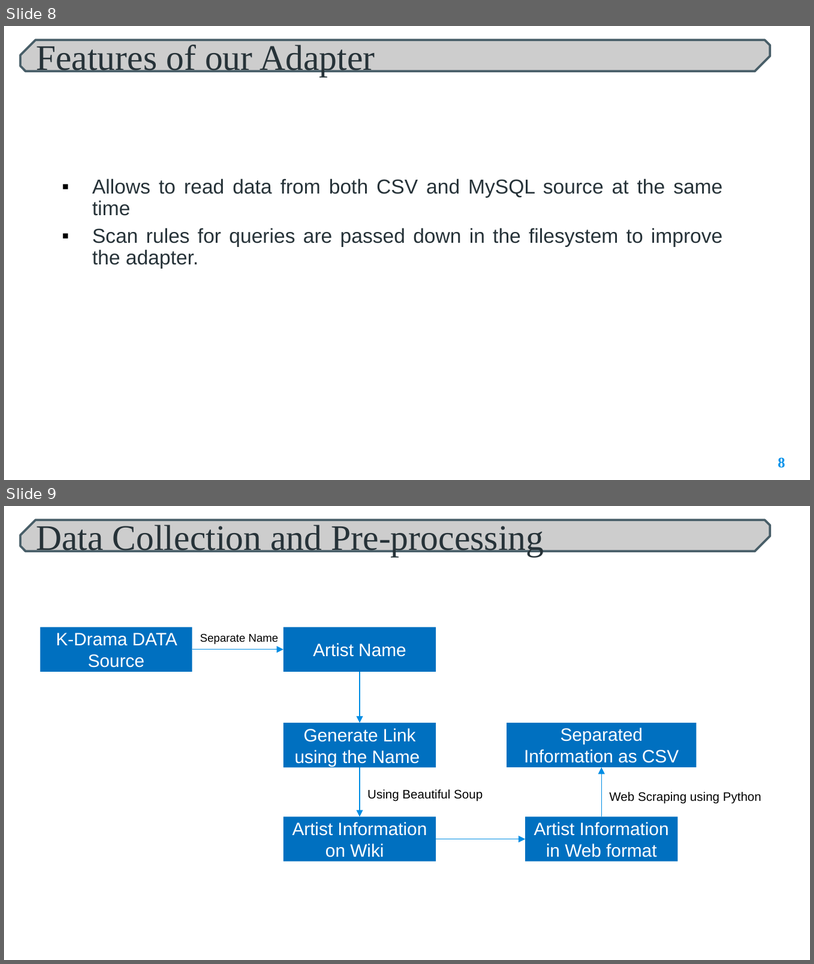
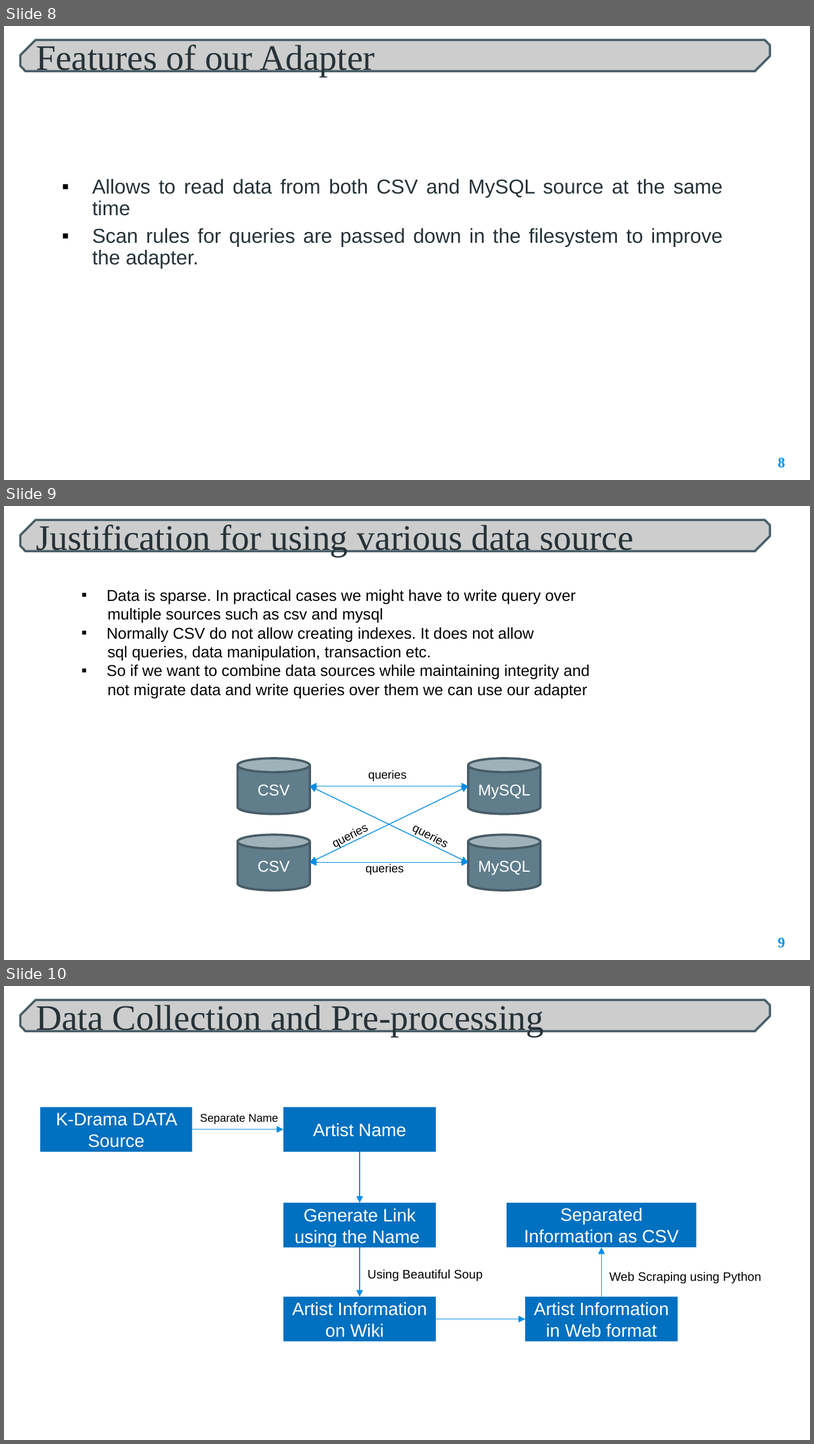
Before and after one commit to samaeen/QueryProcessing2022, a slide deck: #Presentations/2ProjectDesignPresentation.pptx. Shown one above the other, each under a label of ours: slides 8 and 9 before the commit, slides 8, 9 and 10 after it. The pictures are 814x964 and 814x1444 pixels, drawn with LibreOffice and Linux fonts; fonts in the diff are those of the drawing; background and template pictures are left out. Boxes give left, top, right and bottom in pixels: in the first picture for what was removed or moved away, otherwise in the second. Text is boxed around its words. In the diff, an @@ line names an element or a change of style, - is before the commit and + after.

Commit message:
CSV adapter Implemented

```diff
--- a/#Presentations/2ProjectDesignPresentation.pptx
+++ b/#Presentations/2ProjectDesignPresentation.pptx
@@ slide 9 added at [4, 506, 810, 960], background picture (left out) @@
@@ snip diag rect added at [20, 520, 770, 551], fill #CDCDCD, outline #485E68 2 pt, 32 pt, text #263238 @@
+Justification for using various data source
@@ text added at [107, 589, 590, 699], 14 pt, text #000000 @@
+▪ Data is sparse. In practical cases we might have to write query over
+multiple sources such as csv and mysql
+▪ Normally CSV do not allow creating indexes. It does not allow
+sql queries, data manipulation, transaction etc.
+▪ So if we want to combine data sources while maintaining integrity and
+not migrate data and write queries over them we can use our adapter
@@ cylinder added at [238, 759, 311, 814], fill #607D8B, outline #475C67 2 pt, 14 pt, text #FFFFFF @@
+CSV
@@ text added at [368, 769, 407, 781], 10.5 pt, text #000000 @@
+queries
@@ cylinder added at [468, 759, 541, 814], fill #607D8B, outline #475C67 2 pt, 14 pt, text #FFFFFF @@
+MySQL
@@ double arrow added from (309, 786) to (468, 862), #008EE5 0.75 pt @@
@@ double arrow added from (309, 786) to (468, 786), #008EE5 0.75 pt @@
@@ double arrow added from (309, 862) to (468, 786), #008EE5 0.75 pt @@
@@ text added at [320, 811, 382, 858], 10.5 pt, text #000000 @@
+queries
@@ text added at [401, 813, 462, 860], 10.5 pt, text #000000 @@
+queries
@@ cylinder added at [238, 834, 311, 890], fill #607D8B, outline #475C67 2 pt, 14 pt, text #FFFFFF @@
+CSV
@@ cylinder added at [468, 834, 541, 890], fill #607D8B, outline #475C67 2 pt, 14 pt, text #FFFFFF @@
+MySQL
@@ double arrow added from (309, 862) to (468, 862), #008EE5 0.75 pt @@
@@ text added at [366, 863, 404, 874], 10.5 pt, text #000000 @@
+queries
@@ page number added at [778, 937, 785, 948], 13 pt, text #0091EA, bold @@
+9
@@ what was slide 9 is now slide 10 @@
```
Also in this commit, not shown: 1 other slide added, 28 other files.
